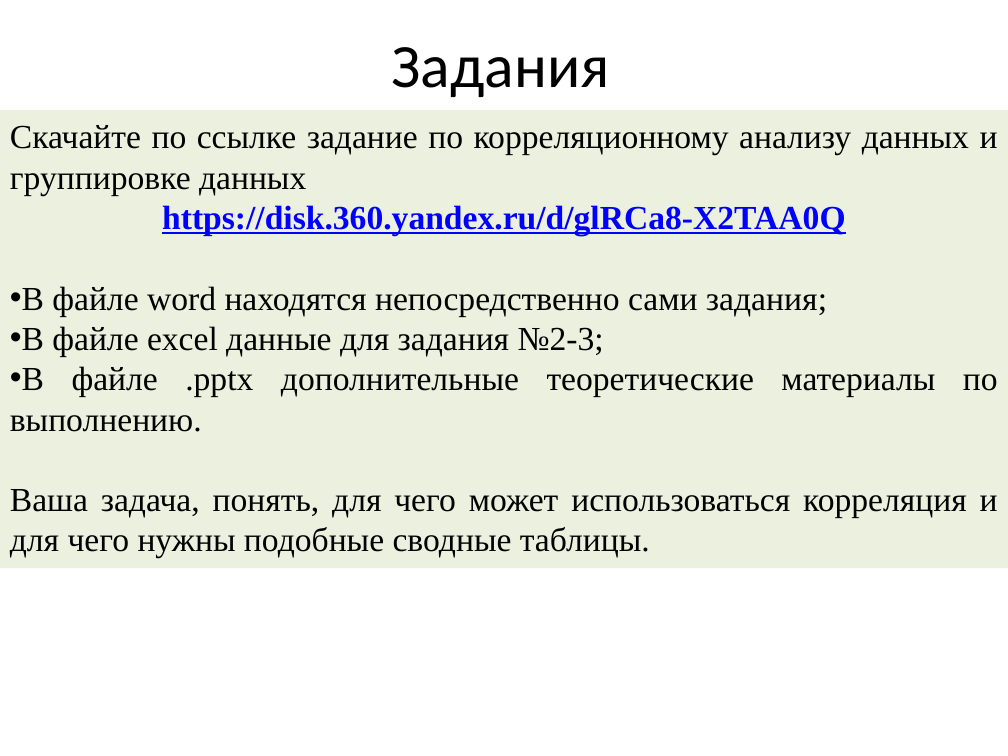
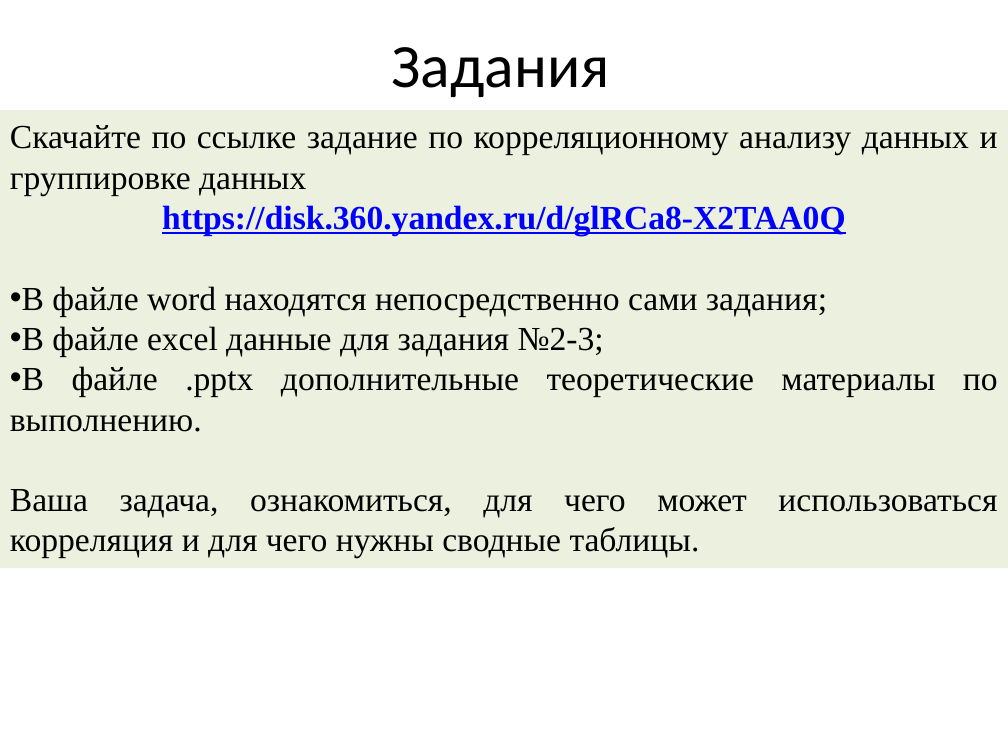
Before and after one commit to mbdatateach/site, a slide deck: slide 12 of аналитика/лекции/4 работа с большими данными.pptx. Drawn at 1008x756 pixels with LibreOffice and Linux fonts; fonts in the diff are those of the drawing. Boxes give left, top, right and bottom in pixels: in the first picture for what was removed or moved away, otherwise in the second. Text is boxed around its words. In the diff, an @@ line names an element or a change of style, - is before the commit and + after.

```diff
--- a/аналитика/лекции/4 работа с большими данными.pptx
+++ b/аналитика/лекции/4 работа с большими данными.pptx
@@ text in rectangle at (x1=10, y1=489, x2=997, y2=558): text changed @@
-Ваша задача, понять, для чего может использоваться корреляция и для чего нужны подобные сводные таблицы.
+Ваша задача, ознакомиться, для чего может использоваться корреляция и для чего нужны сводные таблицы.
```
Also in this commit, not shown: 1 other slide changed, 5 other files.
